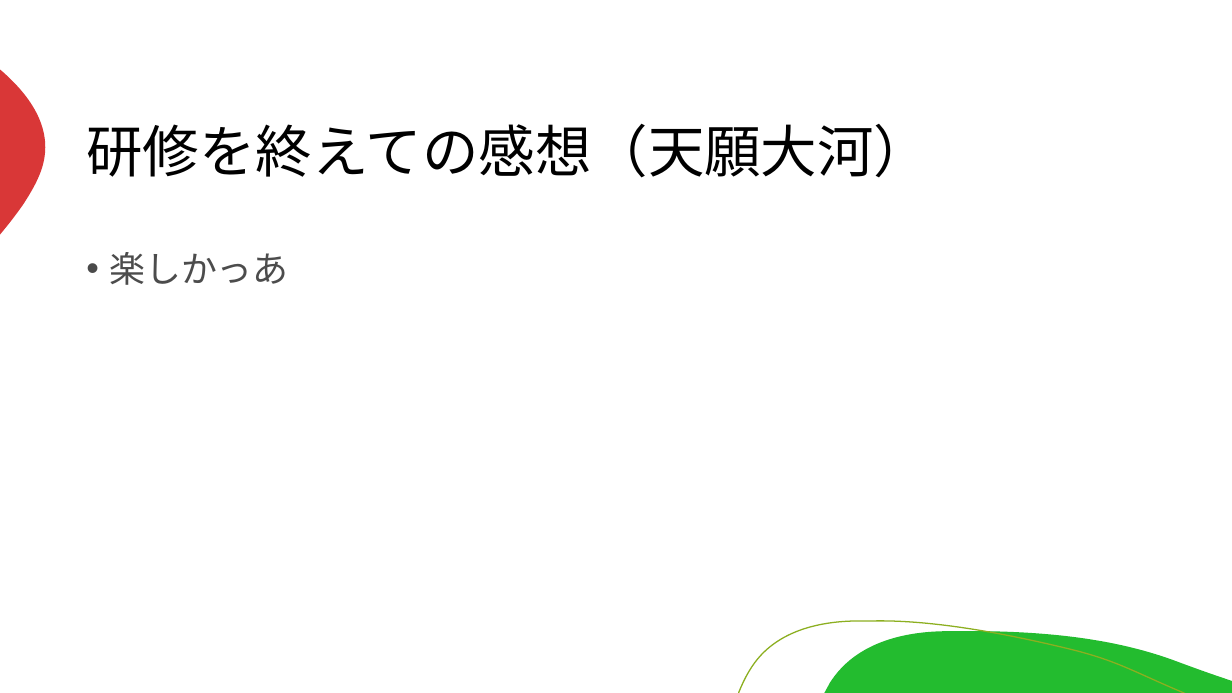
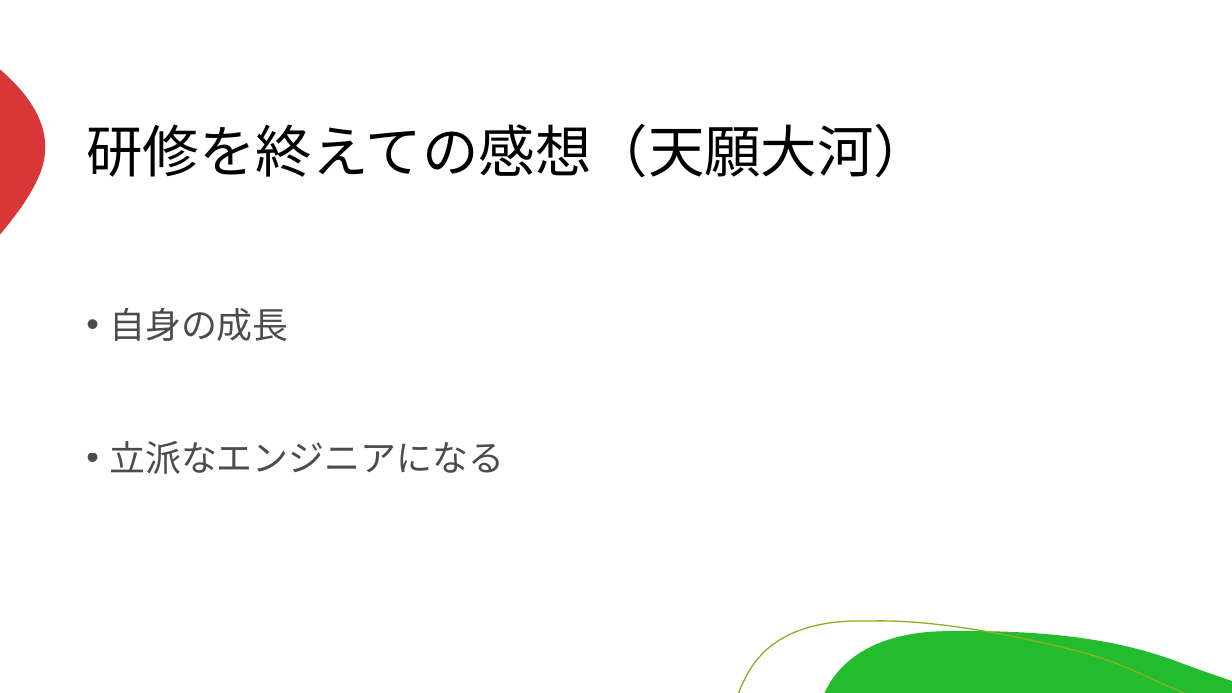
Before and after one commit to miyagiryusei/Excel, a slide deck: slide 19 of 発表資料.pptx (slide 18 before the commit). Drawn at 1232x693 pixels with LibreOffice and Linux fonts; fonts in the diff are those of the drawing. Boxes give left, top, right and bottom in pixels: in the first picture for what was removed or moved away, otherwise in the second. Text is boxed around its words. In the diff, an @@ line names an element or a change of style, - is before the commit and + after.

```diff
--- a/発表資料.pptx
+++ b/発表資料.pptx
@@ text at [109,308,504,474]: text changed @@
-• 楽しかっあ
+• 自身の成長
+• 立派なエンジニアになる
```
Also in this commit, not shown: 10 other slides changed.
